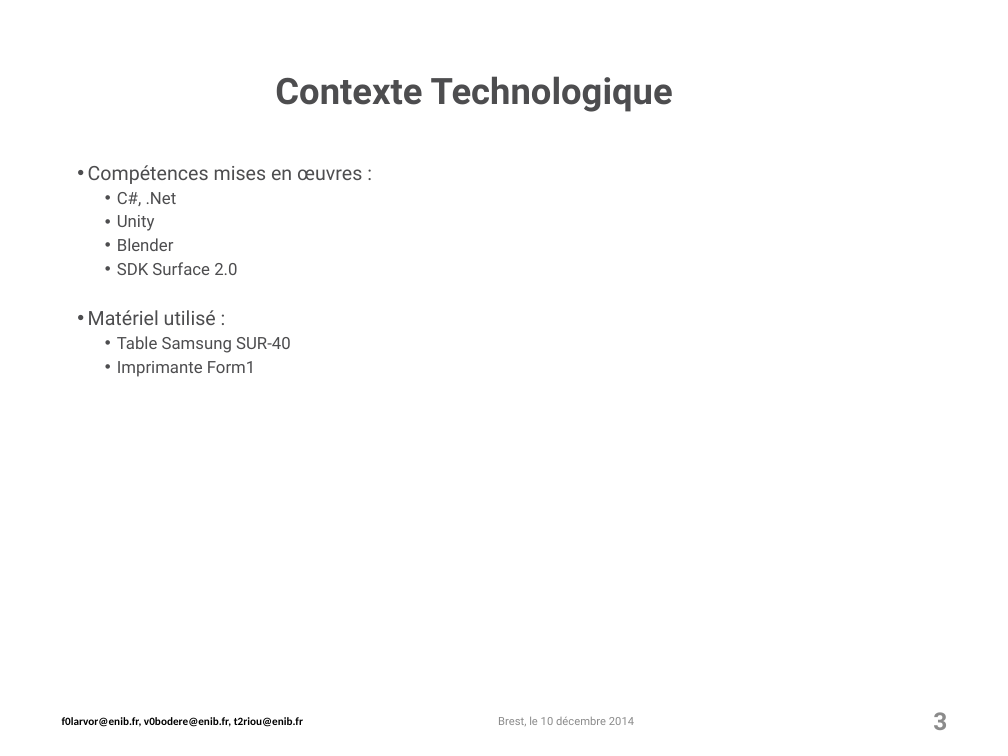
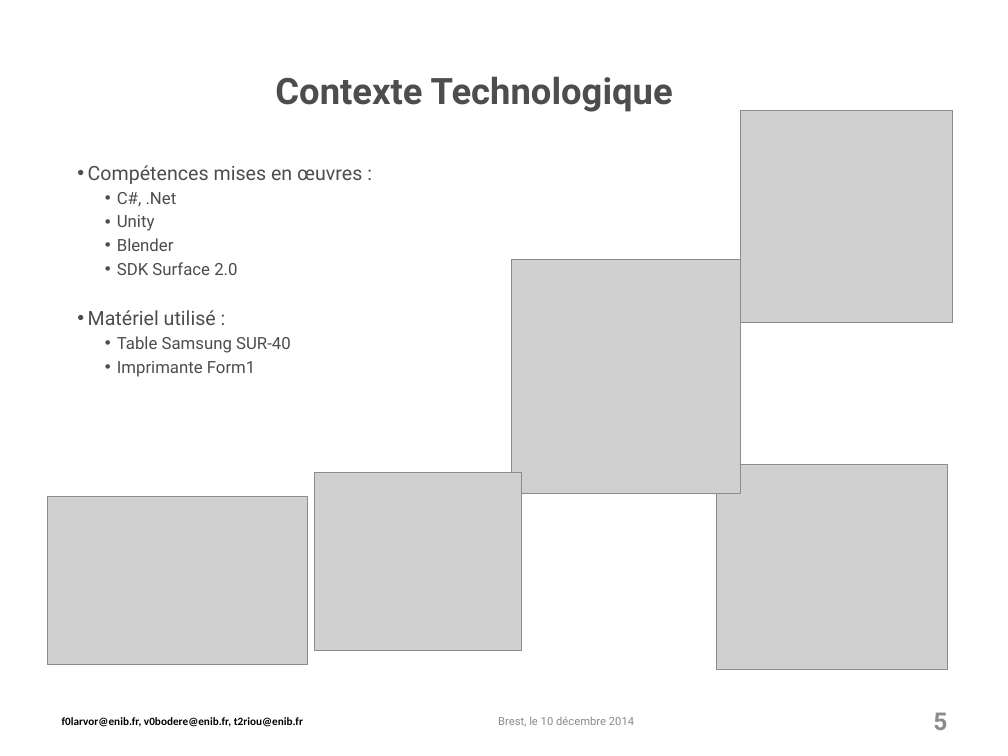
Before and after one commit to PixelSenseEnib/PixelSense, a slide deck: slide 5 of Soutenance/modele-ENIB-2010.pptx (slide 3 before the commit). Drawn at 1008x756 pixels with LibreOffice and Linux fonts; fonts in the diff are those of the drawing; grey boxes stand for pictures; background and template pictures are left out. Boxes give left, top, right and bottom in pixels: in the first picture for what was removed or moved away, otherwise in the second. Text is boxed around its words. In the diff, an @@ line names an element or a change of style, - is before the commit and + after.

```diff
--- a/Soutenance/modele-ENIB-2010.pptx
+++ b/Soutenance/modele-ENIB-2010.pptx
@@ picture added at bbox=[740, 110, 953, 323] @@
@@ picture added at bbox=[512, 260, 741, 494] @@
@@ picture added at bbox=[314, 473, 521, 650] @@
@@ picture added at bbox=[717, 465, 948, 669] @@
@@ picture added at bbox=[47, 496, 307, 665] @@
@@ page number at bbox=[933, 712, 947, 730]: text changed @@
-3
+5
```
Also in this commit, not shown: 2 other slides changed, 4 slides added, 2 other files.
